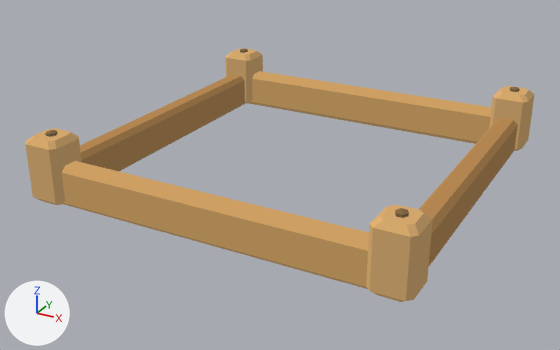
The glTF model assets/models/bed.glb, before and after one commit.
One viewpoint serves both versions: a 50 mm camera at (1.219, -2.377, 1.157) aimed at (-0.043, -0.083, 0.009). Every picture has the same lights, and +X, +Y and +Z are marked at lower left. The picture after the commit comes second. Vertices at exactly the same position are counted once.

Names of what the first picture shows: 'Beet · Bretter und Eckpflöcke'.
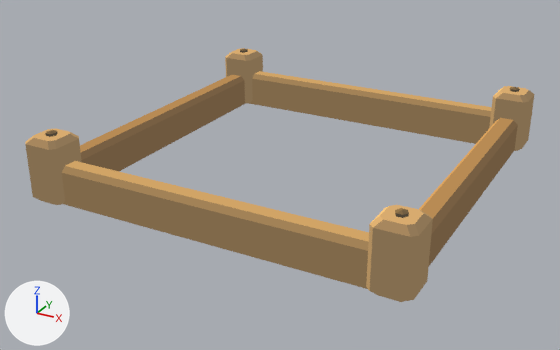
Boxes [x1, y1, x2, y2] around the edits, measured in the pictures (560 x 350 px):
part 1 of me_beet___bretter_und_eckpflöcke, recoloured
    both: [25, 49, 535, 302]
part 2 of me_beet___bretter_und_eckpflöcke, recoloured
    both: [25, 48, 528, 291]

The change, as a diff of the scene's bpy script:
```diff
--- a/assets/models/bed.glb.py
+++ b/assets/models/bed.glb.py
@@ me_beet___bretter_und_eckpflöcke @@
 me_beet___bretter_und_eckpflöcke.from_pydata(...)  # 312 vertices, 576 faces; spans x -0.685..0.685, y -0.688..0.688, z 0.002..0.254
 # used by ob_beet___bretter_und_eckpflöcke; location = (0.0, 0.0, 0.0)
+# me_beet___bretter_und_eckpflöcke part 1: 412 faces centred in x -0.678..0.685, y -0.688..0.688, z 0.002..0.251 are repainted in the vertex colours; the middle colour goes from brown #8d7049 to brown #846e4a
+# me_beet___bretter_und_eckpflöcke part 2: 164 faces centred in x -0.685..0.667, y -0.682..0.682, z 0.057..0.24 are repainted in the vertex colours; the middle colour goes from orange #c49962 to orange #d8ab68
 me_beet___bretter_und_eckpflöcke.materials.append(mat_gebackenes_sonnenlicht)
```
